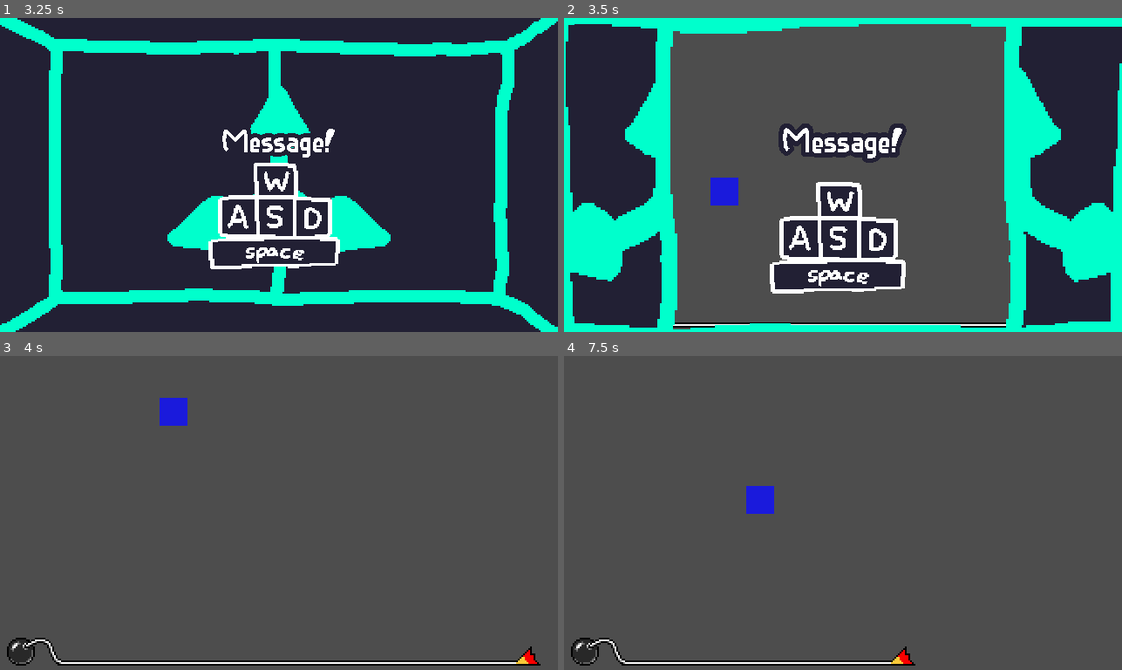
Above: before the commit, frames 1-4 (two rows, left to right).
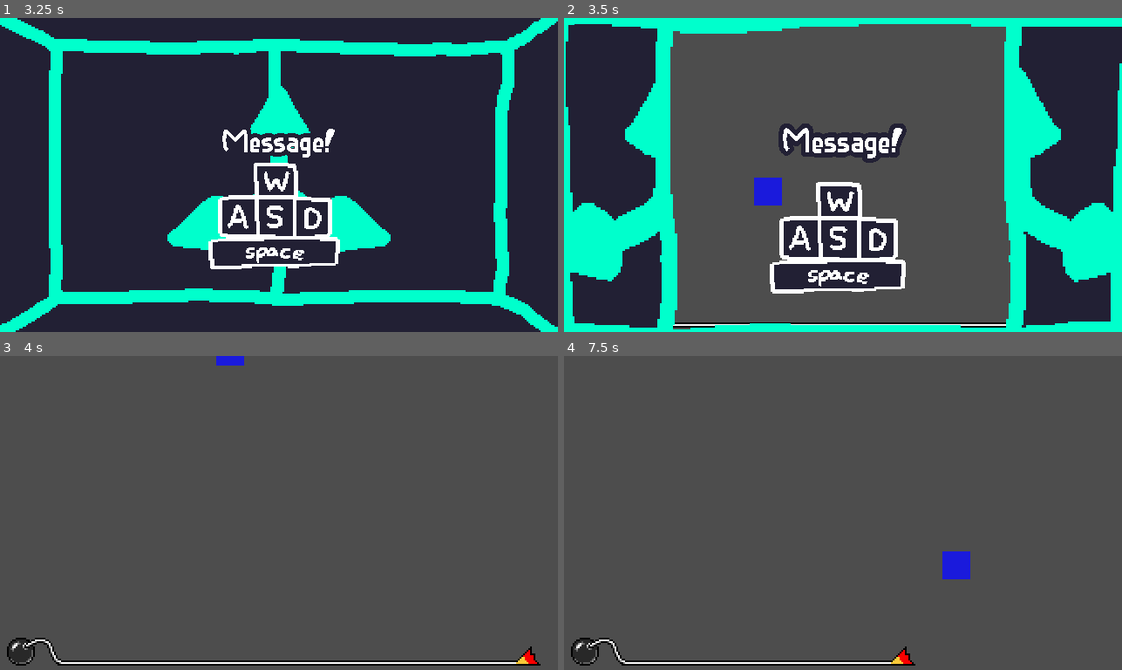
Above: after the commit, the same moments.

Repository: MuizHamzat/MicroGame
Game: Godot game, scene res://scenes/main/main.tscn
The game is run twice, just before and just after one commit, with the same random seed, the same clock (stepped at 60 frames per second) and the same inputs. Sound files missing from this copy of the repository are replaced by a short silence.
Inputs (mouse positions are in pixels of both pictures, inside the frame that each line leads up to):
- Up to frame 1 (3.25 s): click "Start" at 0.5 s; move the mouse to (401, 159) at 1.27 s; hold D (keyboard_right) 1.28-2.03 s; click (401, 159) at 1.42 s; move the mouse to (167, 190) at 2.02 s; hold S (keyboard_down) 2.03-2.78 s; move the mouse to (334, 105) at 2.77 s; hold D (keyboard_right) from 2.78 s (still down)
- Up to frame 2 (3.5 s): keep holding D (keyboard_right)
- Up to frame 3 (4 s): move the mouse to (251, 575) at 3.52 s; release D (keyboard_right) at 3.53 s; hold W (keyboard_up) from 3.53 s (still down); click (251, 575) at 3.67 s
- Up to frame 4 (7.5 s): move the mouse to (1010, 560) at 4.27 s; release W (keyboard_up) at 4.28 s; hold A (keyboard_left) 4.28-5.78 s; move the mouse to (675, 465) at 5.02 s; tap Enter at 5.75 s; move the mouse to (870, 513) at 5.77 s; hold S (keyboard_down) 5.78-6.53 s; click (870, 513) at 5.92 s; move the mouse to (759, 434) at 6.52 s; hold D (keyboard_right) 6.53-7.28 s; move the mouse to (965, 497) at 7.27 s; hold W (keyboard_up) from 7.28 s (still down)

Frame 1 is identical in both runs. In frame 2, 0.9% of the frame differs, in the area x 26-40%, y 50-60%; in frame 3, 0.6%; in frame 4, 0.9%.

Commit message:
Fixed an error regarding class already having property velocity

Diff:
--- a/MacGDC Microgame Jam 2024 Template/microgames/RideOrDie/player.gd
+++ b/MacGDC Microgame Jam 2024 Template/microgames/RideOrDie/player.gd
@@ -8,7 +8,7 @@
 	screen_size = get_viewport_rect().size
 
 func _physics_process(delta):
-	var velocity = Vector2.ZERO
+	velocity = Vector2.ZERO
 	if Input.is_action_pressed("keyboard_down"):
 		velocity.y += 1;
 	if Input.is_action_pressed("keyboard_up"):
